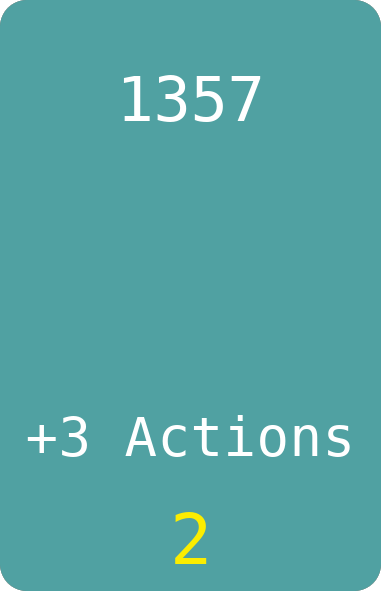
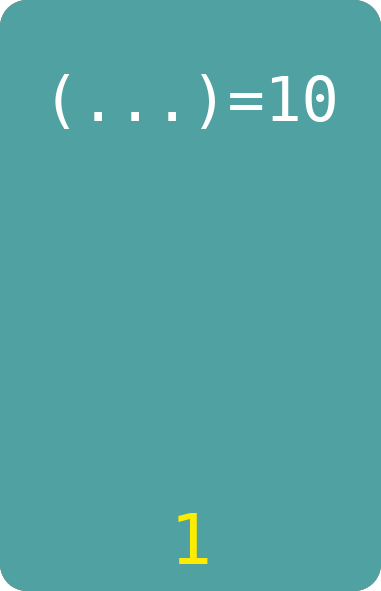
Before/after of a 381x591 layered artwork. What changed in the layer stack:
renamed "+3 Actions" to "8", hid it, painted on it over [27, 415, 350, 457]
renamed "2" to "1", painted on it over [175, 512, 208, 564]
renamed "1357" to "(...)=10", painted on it over [55, 74, 335, 129]
